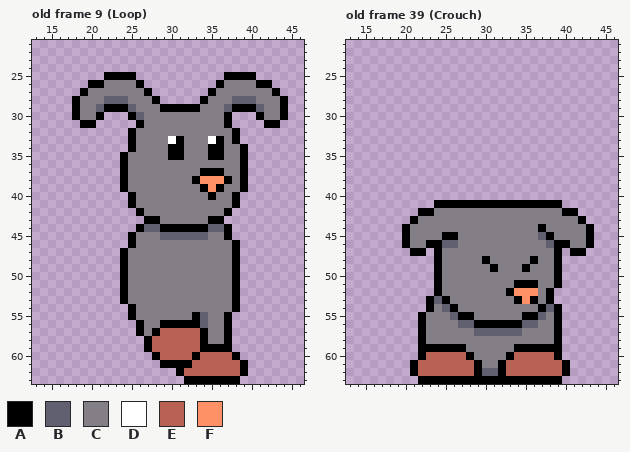
One commit to this pixel-art file: Assets/Animation/Player/NewSpritesheets/Rework_Bemmy_Main.aseprite. That is the earlier state.
64x64 pixels, 39 frames. Shown: old frame 9 (Loop): x 13..46, y 21..63; old frame 39 (Crouch): x 13..46, y 21..63. The commit also changed other frames, which this record leaves out.
Visible layers, top first: "NormalMap", "smear", "FullDeath", "HEAD", "EARS", "LEGS/LEFT LEG", "LEGS/RIGHT LEG", "BODY".
Palette (. is transparent): A #000000  B #606070  C #847e87  D #ffffff  E #ba6156  F #ff9166
Pixels before, old frame 9 (Loop), first column x 18:
25 ....AAAA...........AAAA....
26 ..AACCCCA.........ACCCCAA..
27 .ACCCCCCCA.......ACCCCCCCA.
28 ACCCBBBCCCA.....ACCCBBBCCCA
29 ACCBAAABCCCAAAAACCCBAAABCCA
30 ACCA...ABCCCCCCCCCCA...ACCA
31 .AA.....ACCCCCCCCCCA....AA.
32 .......ACCCCCCCCCCCCA......
33 .......ACCCCDACCCDACA......
34 .......ACCCCAACCCAACCA.....
35 ......ACCCCCAACCCAACCA.....
36 ......ACCCCCCCCCCCCCCA.....
37 ......ACCCCCCCCCAAACCA.....
38 ......ACCCCCCCCAFFFACA.....
39 ......ACCCCCCCCCAFACCA.....
40 .......ACCCCCCCCCACCA......
41 .......ACCCCCCCCCCCCA......
42 ........ACCCCCCCCCCA.......
43 .........AACCCCCCAA........
44 ........ABBAAAAAABBA.......
45 .......ACCCBBBBBBCCA.......
46 .......ACCCCCCCCCCCCA......
47 ......ACCCCCCCCCCCCCA......
48 ......ACCCCCCCCCCCCCA......
49 ......ACCCCCCCCCCCCCA......
50 ......ACCCCCCCCCCCCCA......
51 ......ACCCCCCCCCCCCCA......
52 ......ACCCCCCCCCCCCCA......
53 ......ACCCCCCCCCCCCCA......
54 .......ACCCCCCCCCCCCA......
55 .......ACCCCCCCABCCA.......
56 ........ACCAAAAABCCA.......
57 ........ACAEEEEEACCA.......
58 .........AEEEEEEACCA.......
59 .........AEEEEEEAAAA.......
60 ..........AEEEEAEEEEA......
61 ...........AAAAEEEEEEA.....
62 .............AEEEEEEEA.....
63 ..............AAAAAAA......
Pixels before, old frame 39 (Crouch), first column x 20:
41 ....AAAAAAAAAAAAAAAA....
42 ..AACCCCCCCCCCCCCCCCAA..
43 .ACCCCCCCCCCCCCCCCCCCCA.
44 ACCCCCCCCCCCCCCCCACCCCCA
45 ACCCCAACCCCCCCCCCBACCCCA
46 ACCAABBCCCCCCCCCCCBAACCA
47 .AA.ACCCCCCCCCCCCCCA.AA.
48 ....ACCCCCACCCCCACCA....
49 ....ACCCCCCACCCACCCA....
50 ....ACCCCCCCCCCCCCCA....
51 ....ACCCCCCCCCAAACCA....
52 ....ACCCCCCCCAFFFCA.....
53 ...ABACCCCCCCCAFACA.....
54 ...ACBACCCCCCCCCCABA....
55 ..ACCCBAACCCCCCAABCA....
56 ..ACCCCBBAAAAAABBCCA....
57 ..ACCCCCCBBBBBBCCCCA....
58 ..ACCCCCCCCCCCCCCCCA....
59 ..AAAAAACCCCCCAAAAAA....
60 ..AEEEEEACCCCAEEEEEA....
61 .AEEEEEEEACCAEEEEEEEA...
62 .AEEEEEEEABBAEEEEEEEA...
63 ..AAAAAAAAAAAAAAAAAA....
New version:
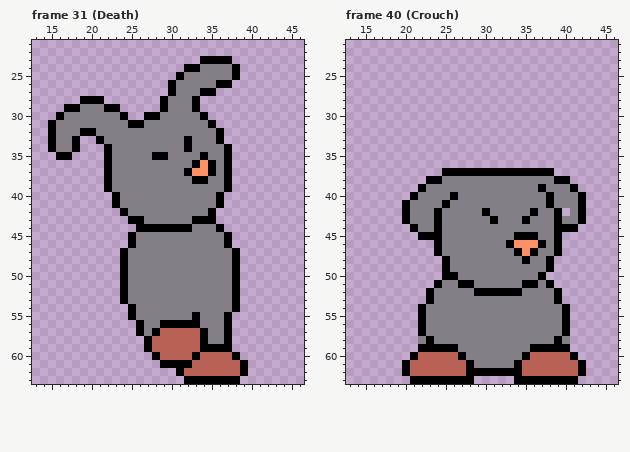
A new or re-ordered frame is compared with the old frame closest to it.
Author's note on the commit: bemmy death anim, other tweaks to sprites
The edit:
frames 39 -> 40
frames re-ordered
Changed rows in their new state; - is an unchanged pixel.
Frame 31 (Death) against old frame 9 (Loop):
first column x 15:
23 -------------------AAAA-------
24 -----------------AACCCCA------
25 -------....-----ACCCCCC-..----
26 -----.......---ACCCCC-A.....--
27 ----.........--ACCCA-........-
28 ---.AAA.......ACCCA...........
29 --A---C--.....-CCC-...........
30 -ACC--CCCA..AA-----A...---....
31 ACCCCCCCCCA---------A..----..-
32 ACCCAACCCCC----------A..------
33 ACCA--ACCCC----CCA--C-..------
34 ACCA---ACCC----CCA--CCA..-----
35 -AA----ACC---AACC--ACCA..-----
36 -------ACC--------AFA-A..-----
37 -------ACC-------AFF-CA..-----
38 -------ACC---------ACC-..-----
39 -------ACC---------CCCA..-----
40 --------ACC---------CA..------
41 --------ACC----------A..------
42 ---------ACC--------A..-------
43 ----------AACC----AA-.--------
44 ------------AA----CCCA.-------
45 --------------CCCCCC----------
46 ----------------------A.------
first column x 34:
55 C
56 C
Frame 40 (Crouch) is new; against old frame 39 (Crouch):
first column x 20:
37 -----AAAAAAAAAAAAAA-----
38 ---AACCCCCCCCCCCCCCAA---
39 --ACCCCCCCCCCCCCCACCCA--
40 -ACCCCACCCCCCCCCCCACCCA-
41 ACCCC-CCCCCCCCCCCC-CCCA-
42 ACCCA-----A-----A--A.CA-
43 AC--A------A---A---A----
44 .A--A------------C-AAA..
45 ..AAACC-------AAACCA....
46 ....-CC------AFFFAC-....
47 -..-----------AFA----..-
48 ----.A----C----AC-A.----
49 ----.A-----C---C--A.----
50 ----.AA----------A..----
51 -------AA-----C---A.----
52 ---AC----AAAA-ACC-CA----
53 ----CC--------CCC-CA----
54 --AC-CC----------CCCA---
55 ------CCC------CCC-CA---
56 -------CCCCCCCCCC--CA---
57 ---------CCCCCC----CA---
58 --CA----------------C---
59 -------C------CC----A---
60 -AE----AC----CCA---EEA--
61 AE------AC--CCA-----EEA-
62 AE------A-AA-AA-----EEA-
63 -A-------.....------AA--
Changed places in both pictures, as pixel boxes (x1, y1, x2, y2):
changed: (48, 56, 288, 248)
changed: (200, 312, 208, 328)
changed: (402, 168, 594, 384)
